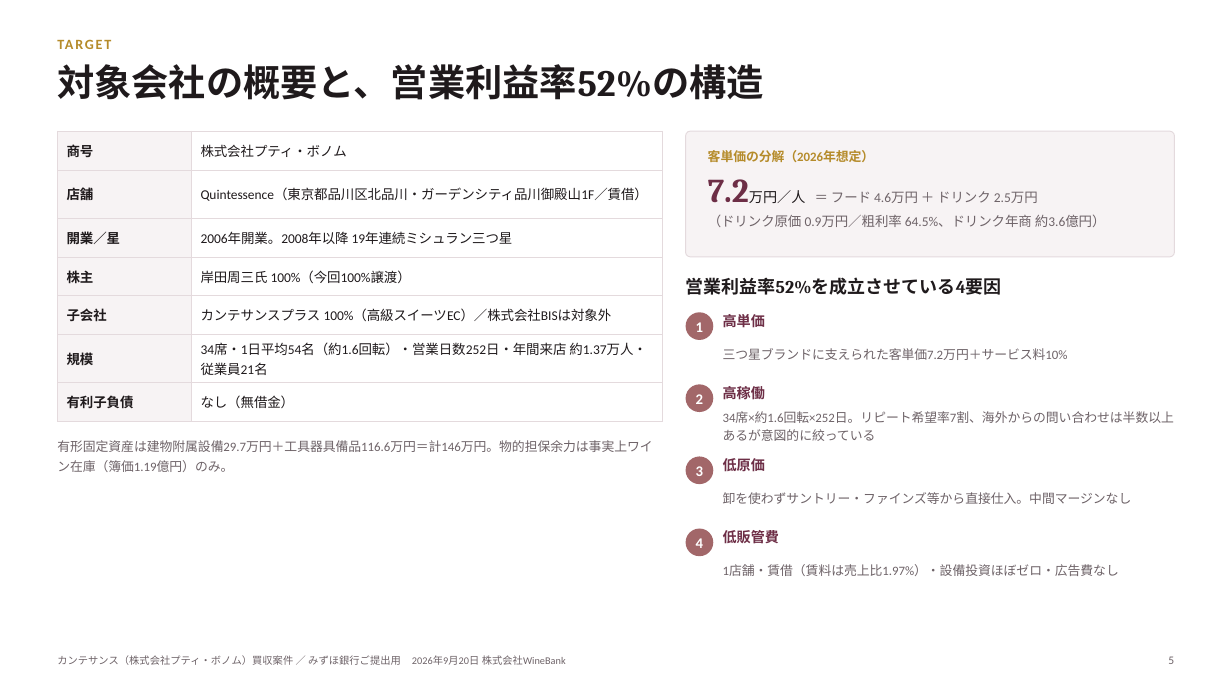
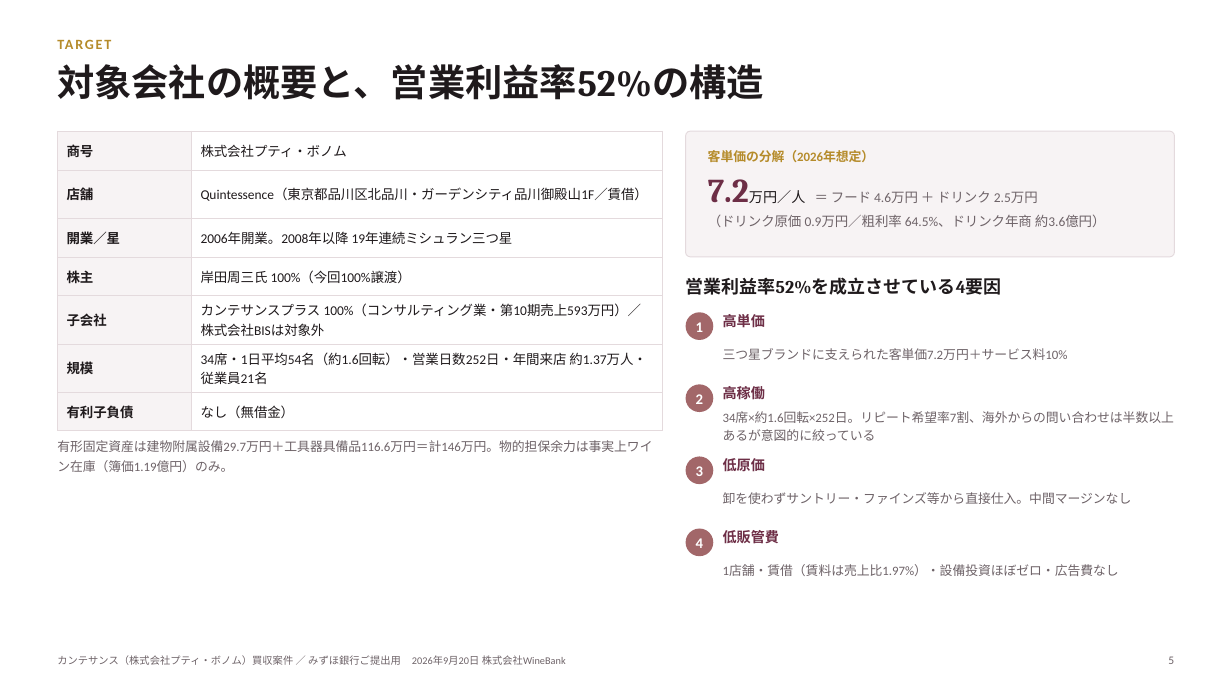
Before and after one commit to nakano-winebank/wine-auction, a slide deck: slide 5 of M&A/カンテサンス/カンテサンス_銀行ご提出用資料.pptx. Drawn at 1232x693 pixels with LibreOffice and Linux fonts; fonts in the diff are those of the drawing. Boxes give left, top, right and bottom in pixels: in the first picture for what was removed or moved away, otherwise in the second. Text is boxed around its words. In the diff, an @@ line names an element or a change of style, - is before the commit and + after.

```diff
--- a/M&A/カンテサンス/カンテサンス_銀行ご提出用資料.pptx
+++ b/M&A/カンテサンス/カンテサンス_銀行ご提出用資料.pptx
@@ table at (57, 131, 663, 422) @@
-row 5, column 2: カンテサンスプラス 100%（高級スイーツEC）／株式会社BISは対象外
+row 5, column 2: カンテサンスプラス 100%（コンサルティング業・第10期売上593万円）／株式会社BISは対象外
```
Also in this commit, not shown: 3 other files.
